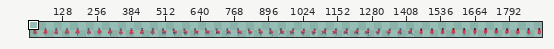
File history of a sprite sheet, core/assets/atlas/atlas2.png. The picture above shows the old version from afar; the outline marks the close-up.
Close-up. Before:
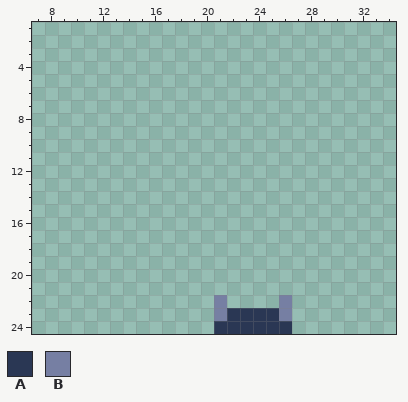
The file is 2048x64 pixels. Colours within 5 levels of each other are drawn and written as one. Shown: x 7..34, y 1..24. The old version is drawn lined up with the new one. The wide view leaves out empty margins.
Palette (. is transparent): A #2a3754  B #767fa3
Pixels before, first column x 21:
22 B....B
23 BAAAAB
24 AAAAAA
After:
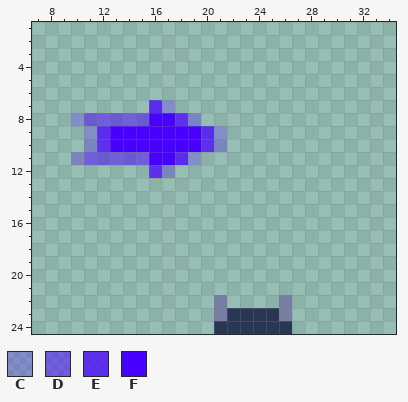
Colours new in this view: C #4800ff40  D #4800ff80  E #4800ffbf  F #4800ff
Changes in this commit:
whole drawing moved by +0,+18 (the old picture is shown already moved)
Colour C now appears in row 7 at x 17; in row 8 at x 10 and 19; in rows 9 to 10 at x 11 and 21; in row 11 at x 10 and 19; in row 12 at x 17.
Colour D now appears in row 8 at x 11 to 15; in row 11 at x 11 to 15.
Colour E now appears in row 7 at x 16; in row 8 at x 18; in rows 9 to 10 at x 12 and 20; in row 11 at x 18; in row 12 at x 16.
Colour F now appears in row 8 at x 16 to 17; in rows 9 to 10 at x 13 to 19; in row 11 at x 16 to 17.
